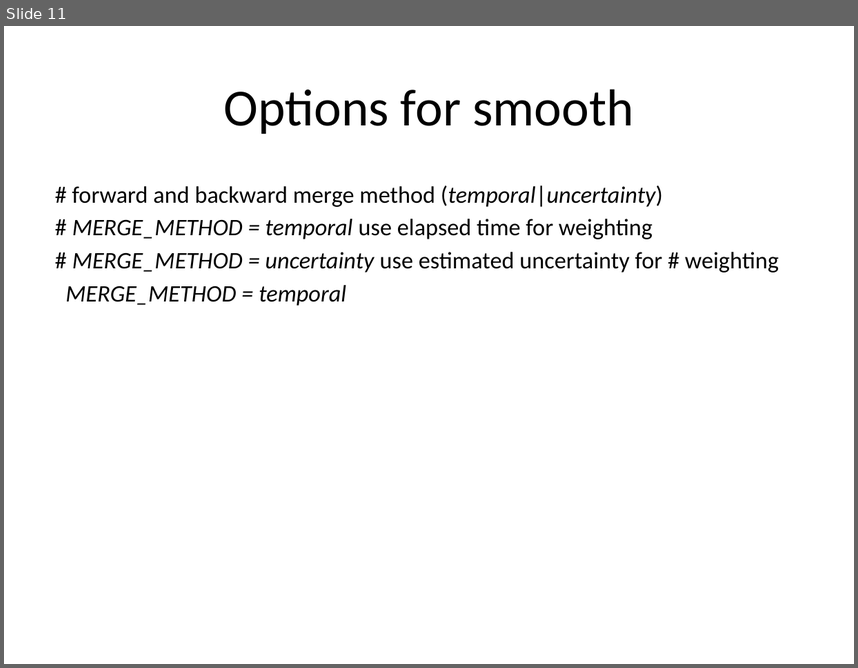
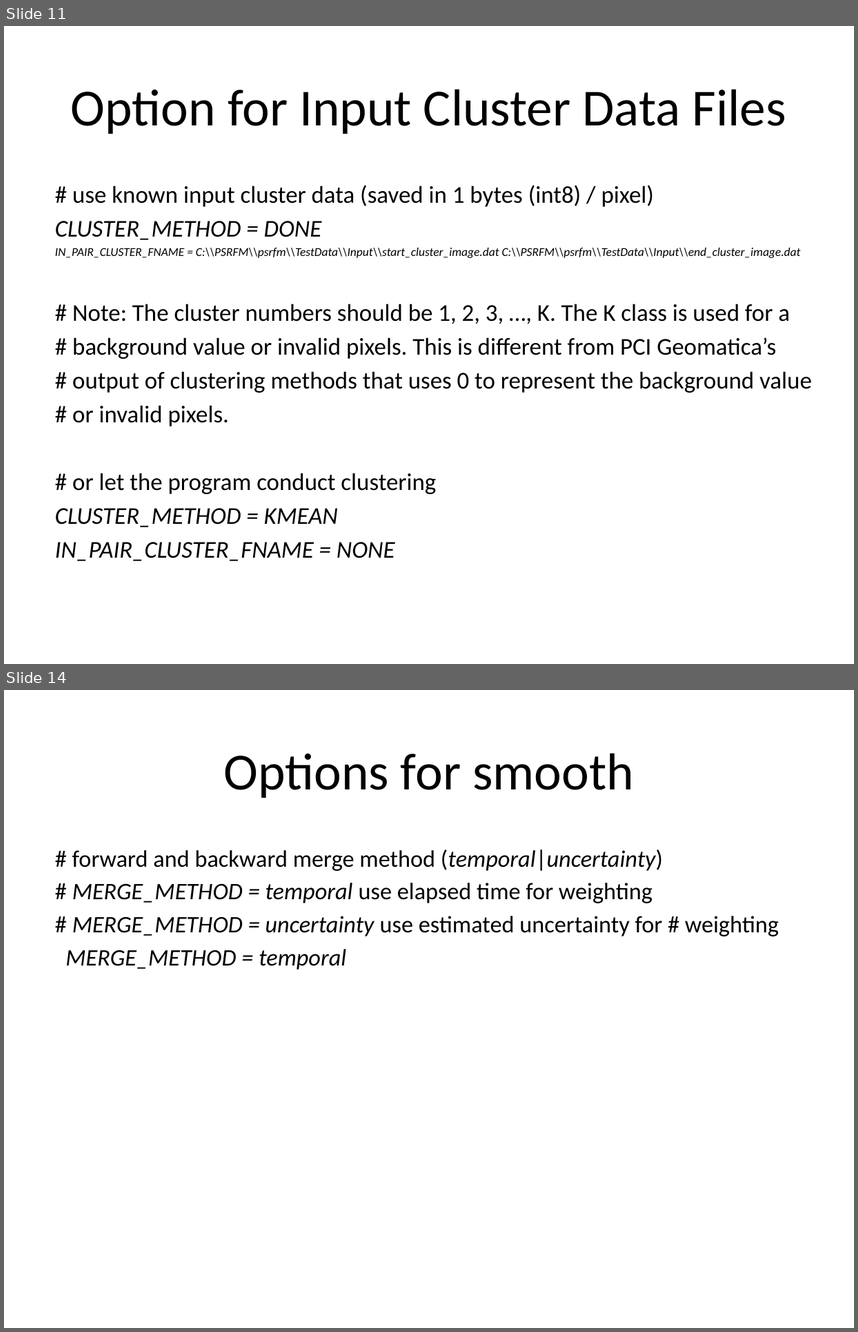
Before and after one commit to dzhong-hub/PSRFM, a slide deck: doc/PSRFMUserGuide.pptx. Shown one above the other, each under a label of ours: slide 11 before the commit, slides 11 and 14 after it; the slides between them are not shown. The pictures are 858x668 and 858x1332 pixels, drawn with LibreOffice and Linux fonts; fonts in the diff are those of the drawing. Boxes give left, top, right and bottom in pixels: in the first picture for what was removed or moved away, otherwise in the second. Text is boxed around its words. In the diff, an @@ line names an element or a change of style, - is before the commit and + after.

```diff
--- a/doc/PSRFMUserGuide.pptx
+++ b/doc/PSRFMUserGuide.pptx
@@ slide 11 added at (4,26,854,664), background #FFFFFF @@
@@ title added at (71,89,786,134), 44 pt, text #000000 @@
+Option for Input Cluster Data Files
@@ text added at (55,185,812,561), 20.4 pt, text #000000 @@
+# use known input cluster data (saved in 1 bytes (int8) / pixel)
+CLUSTER_METHOD = DONE
+IN_PAIR_CLUSTER_FNAME = C:\\PSRFM\\psrfm\\TestData\\Input\\start_cluster_image.dat C:\\PSRFM\\psrfm\\TestData\\Input\\end_cluster_image.dat
+# Note: The cluster numbers should be 1, 2, 3, …, K. The K class is used for a
+# background value or invalid pixels. This is different from PCI Geomatica’s
+# output of clustering methods that uses 0 to represent the background value
+# or invalid pixels.
+# or let the program conduct clustering
+CLUSTER_METHOD = KMEAN
+IN_PAIR_CLUSTER_FNAME = NONE
@@ what was slide 11 is now slide 14 @@
```
Also in this commit, not shown: 8 slides changed, 3 other slides added.
